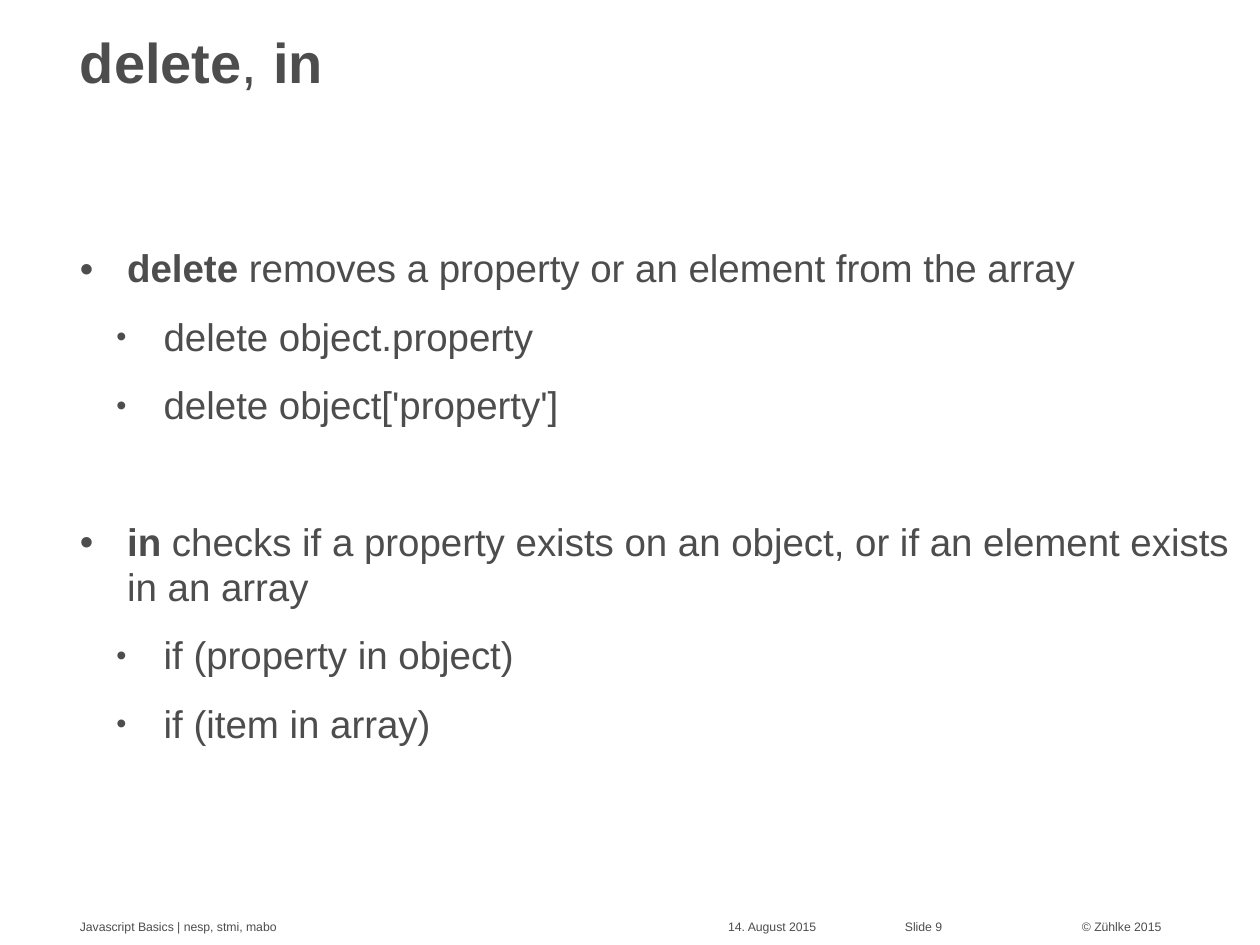
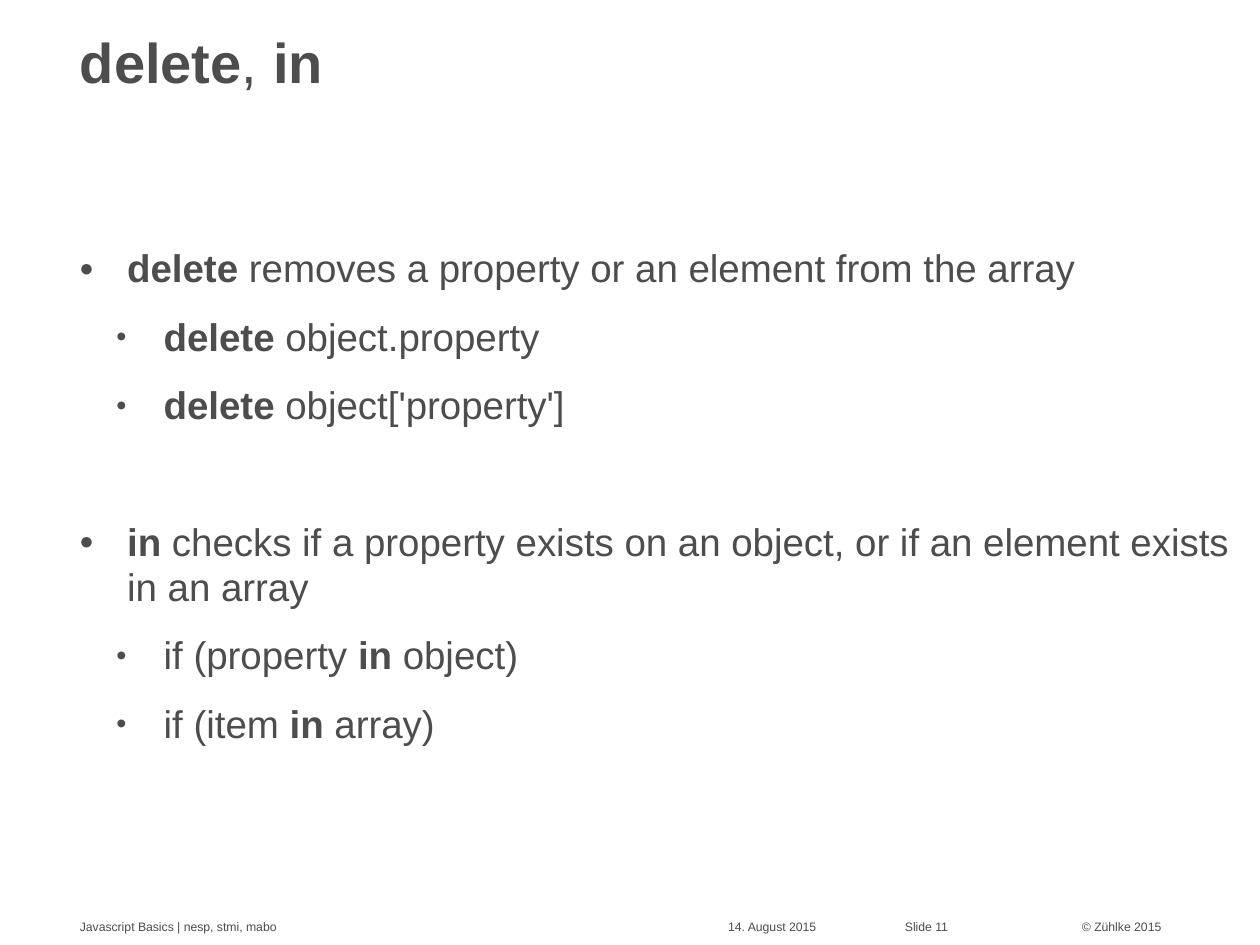
Before and after one commit to Zuehlke/security-onboarding, a slide deck: slide 11 of javascript_basics/Javascript Basics - basics.pptx (slide 9 before the commit). Drawn at 1260x945 pixels with LibreOffice and Linux fonts; fonts in the diff are those of the drawing. Boxes give left, top, right and bottom in pixels: in the first picture for what was removed or moved away, otherwise in the second. Text is boxed around its words. In the diff, an @@ line names an element or a change of style, - is before the commit and + after.

```diff
--- a/javascript_basics/Javascript Basics - basics.pptx
+++ b/javascript_basics/Javascript Basics - basics.pptx
@@ text at (164,323,564,745): bold on in "delete", "delete", "in", "in" @@
@@ page number at (905,922,948,931): text changed @@
-Slide 9
+Slide 11
```
Also in this commit, not shown: 7 other slides changed, 4 slides added.
